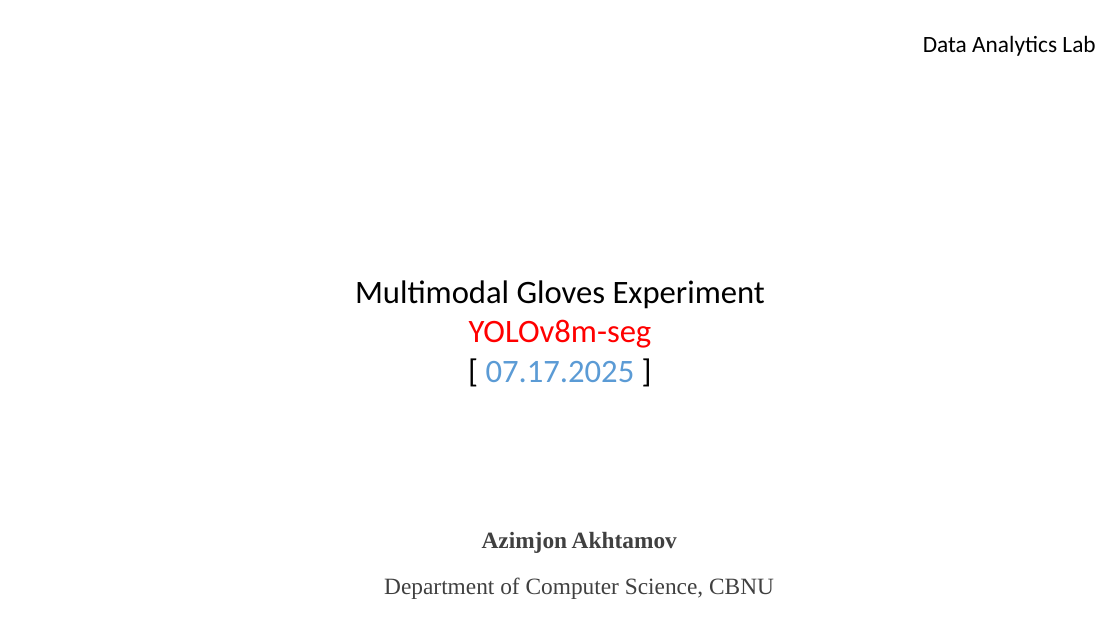
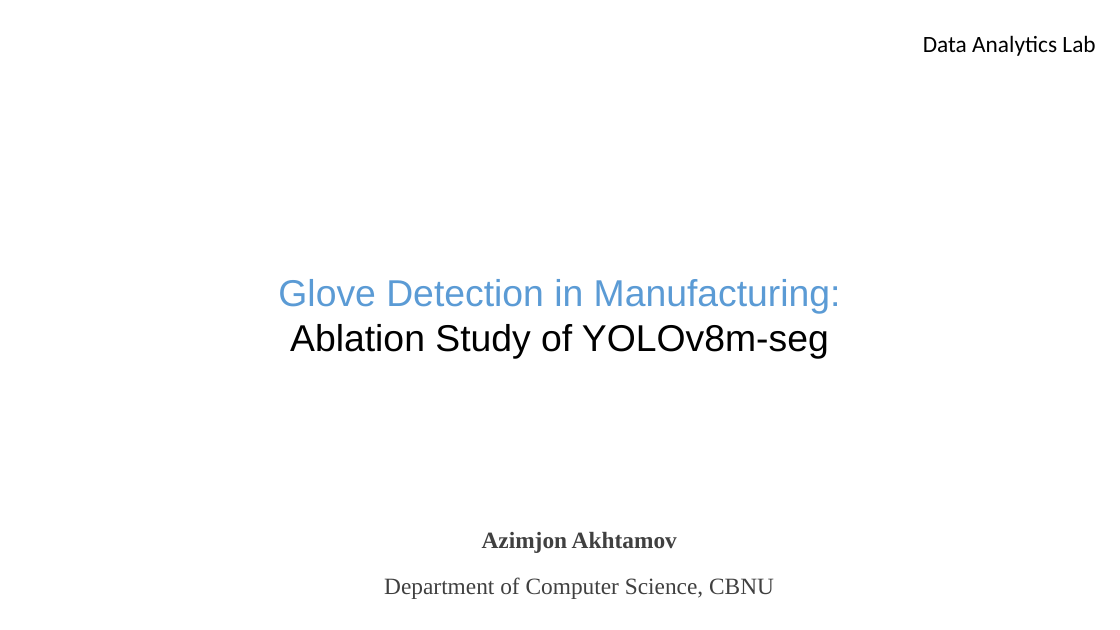
Before and after one commit to azimjaan21/ablation-yolov8m-seg-, a slide deck: slide 1 of experiment [17.07].pptx. Drawn at 1120x630 pixels with LibreOffice and Linux fonts; fonts in the diff are those of the drawing; background and template pictures are left out. Boxes give left, top, right and bottom in pixels: in the first picture for what was removed or moved away, otherwise in the second. Text is boxed around its words. In the diff, an @@ line names an element or a change of style, - is before the commit and + after.

```diff
--- a/experiment [17.07].pptx
+++ b/experiment [17.07].pptx
@@ text at <box>278,279,841,359</box>: text changed; size 28 to 32 pt; font Calibri to Arial; text colour #000000 to #5B9BD5 @@
-Multimodal Gloves Experiment
-YOLOv8m-seg
-[ 07.17.2025 ]
+Glove Detection in Manufacturing:
+Ablation Study of YOLOv8m-seg
```
Also in this commit, not shown: 1 other slide changed, 12 slides added, 2 slides removed, 3 other files.
